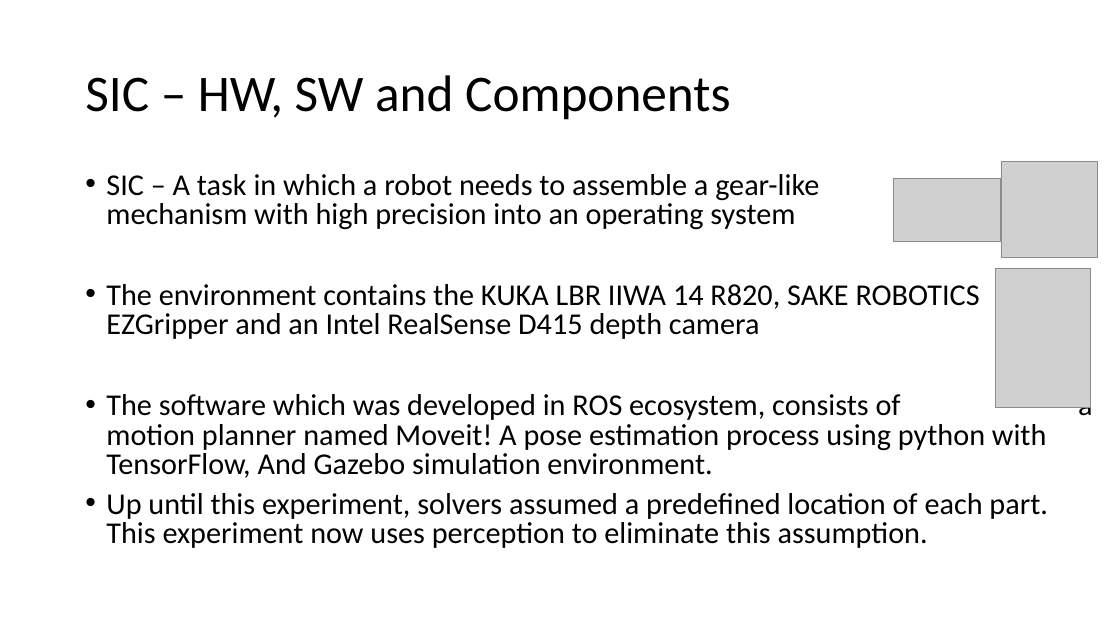
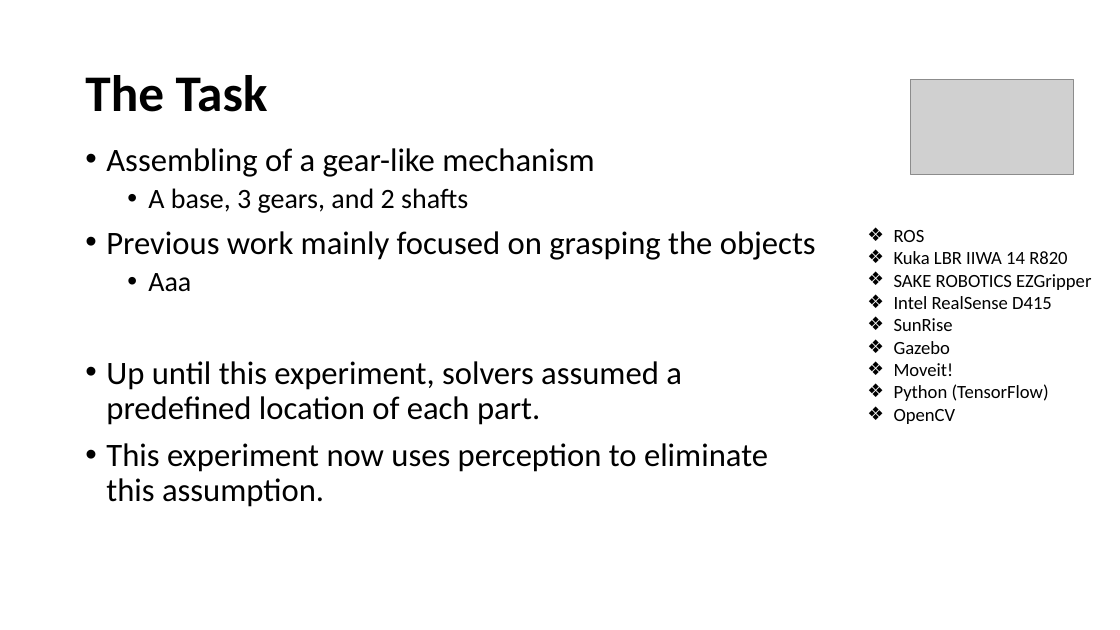
Before and after one commit to farjon/IRS_course, a slide deck: slide 3 of FinalProject/FinalProject.pptx. Drawn at 1120x630 pixels with LibreOffice and Linux fonts; fonts in the diff are those of the drawing; grey boxes stand for pictures. Boxes give left, top, right and bottom in pixels: in the first picture for what was removed or moved away, otherwise in the second. Text is boxed around its words. In the diff, an @@ line names an element or a change of style, - is before the commit and + after.

```diff
--- a/FinalProject/FinalProject.pptx
+++ b/FinalProject/FinalProject.pptx
@@ title at box(85, 75, 268, 112): text changed; bold on @@
-SIC – HW, SW and Components
+The Task
@@ picture: place and size @@
-picture at box(893, 178, 1002, 241)
+picture at box(910, 79, 1074, 174)
@@ text at box(106, 148, 816, 507): text changed; size 25.9 to 28 pt @@
-• SIC – A task in which a robot needs to assemble a gear-like mechanism with high precision into an operating system
-• The environment contains the KUKA LBR IIWA 14 R820, SAKE ROBOTICS EZGripper and an Intel RealSense D415 depth camera
-• The software which was developed in ROS ecosystem, consists of a motion planner named Moveit! A pose estimation process using python with TensorFlow, And Gazebo simulation environment.
-• Up until this experiment, solvers assumed a predefined location of each part. This experiment now uses perception to eliminate this assumption.
+• Assembling of a gear-like mechanism
+  • A base, 3 gears, and 2 shafts
+• Previous work mainly focused on grasping the objects
+  • Aaa
+• Up until this experiment, solvers assumed a predefined location of each part.
+• This experiment now uses perception to eliminate this assumption.
@@ picture removed at box(1002, 161, 1097, 258) @@
@@ text added at box(894, 230, 1091, 424), 16 pt, text #000000 @@
+❖ ROS
+❖ Kuka LBR IIWA 14 R820
+❖ SAKE ROBOTICS EZGripper
+❖ Intel RealSense D415
+❖ SunRise
+❖ Gazebo
+❖ Moveit!
+❖ Python (TensorFlow)
+❖ OpenCV
@@ picture removed at box(996, 269, 1091, 408) @@
```
Also in this commit, not shown: 4 other slides changed, 5 slides added, 1 slide removed, 10 other files.
